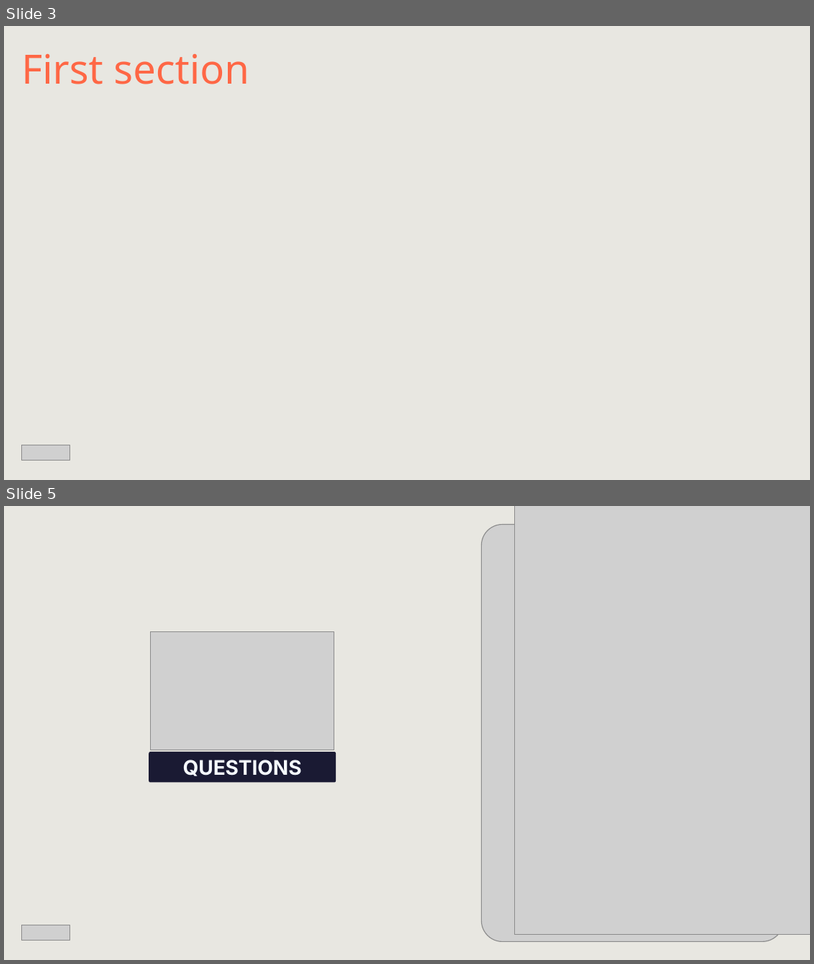
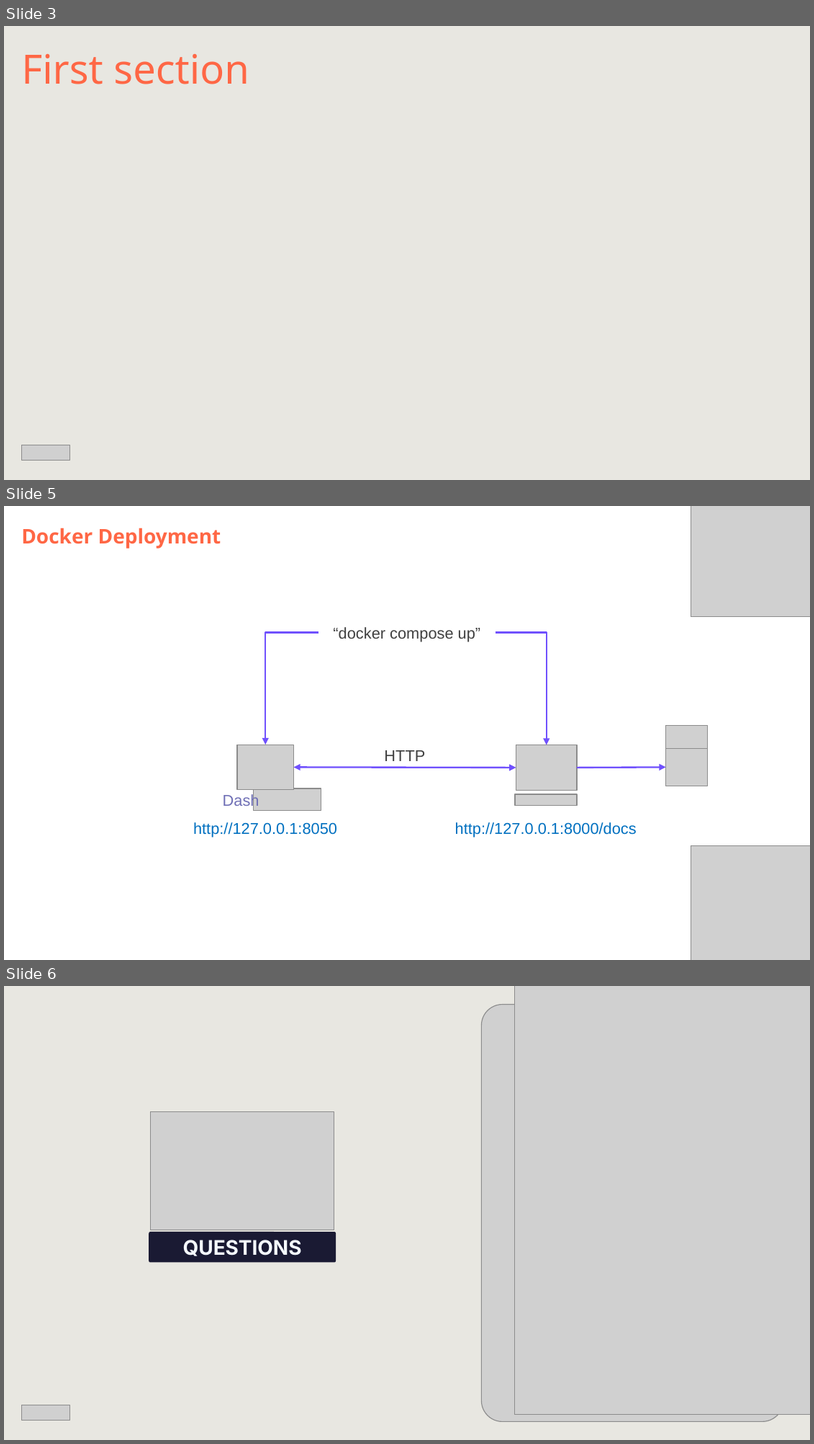
Before and after one commit to DataScientest-Studio/jun26bde-job-market, a slide deck: docs/defence/Defence.pptx. Shown one above the other, each under a label of ours: slides 3 and 5 before the commit, slides 3, 5 and 6 after it; the slides between them are not shown. The pictures are 814x964 and 814x1444 pixels, drawn with LibreOffice and Linux fonts; fonts in the diff are those of the drawing; grey boxes stand for pictures; background and template pictures are left out. Boxes give left, top, right and bottom in pixels: in the first picture for what was removed or moved away, otherwise in the second. Text is boxed around its words. In the diff, an @@ line names an element or a change of style, - is before the commit and + after.

```diff
--- a/docs/defence/Defence.pptx
+++ b/docs/defence/Defence.pptx
@@ slide 5 added at (4, 506, 810, 960), background #FFFFFF @@
@@ picture added at (691, 506, 810, 618) @@
@@ subtitle added at (21, 528, 221, 548), 18 pt, text #FF6745, bold @@
+Docker Deployment
@@ elbow arrow added from (319, 633) to (265, 745), #7151FD 1.5 pt @@
@@ text added at (333, 627, 481, 641), 14 pt, text #404040 @@
+“docker compose up”
@@ elbow arrow added from (496, 633) to (547, 745), #7151FD 1.5 pt @@
@@ picture added at (666, 726, 708, 749) @@
@@ picture added at (237, 745, 293, 790) @@
@@ text added at (384, 750, 425, 761), 14 pt, text #404040 @@
+HTTP
@@ picture added at (516, 745, 577, 790) @@
@@ picture added at (666, 748, 708, 785) @@
@@ double arrow added from (293, 767) to (516, 767), #7151FD 1.5 pt @@
@@ arrow added from (577, 767) to (666, 767), #7151FD 1.5 pt @@
@@ text added at (223, 793, 260, 809), 14 pt, text #7070B6 @@
+Dash
@@ picture added at (254, 788, 321, 811) @@
@@ picture added at (515, 794, 577, 806) @@
@@ text added at (193, 822, 337, 836), 14 pt, text #0070C0 @@
+http://127.0.0.1:8050
@@ text added at (455, 822, 637, 836), 14 pt, text #0070C0 @@
+http://127.0.0.1:8000/docs
@@ picture added at (691, 846, 810, 960) @@
@@ what was slide 5 is now slide 6 @@
```
Also in this commit, not shown: 1 slide changed, 5 other files.
